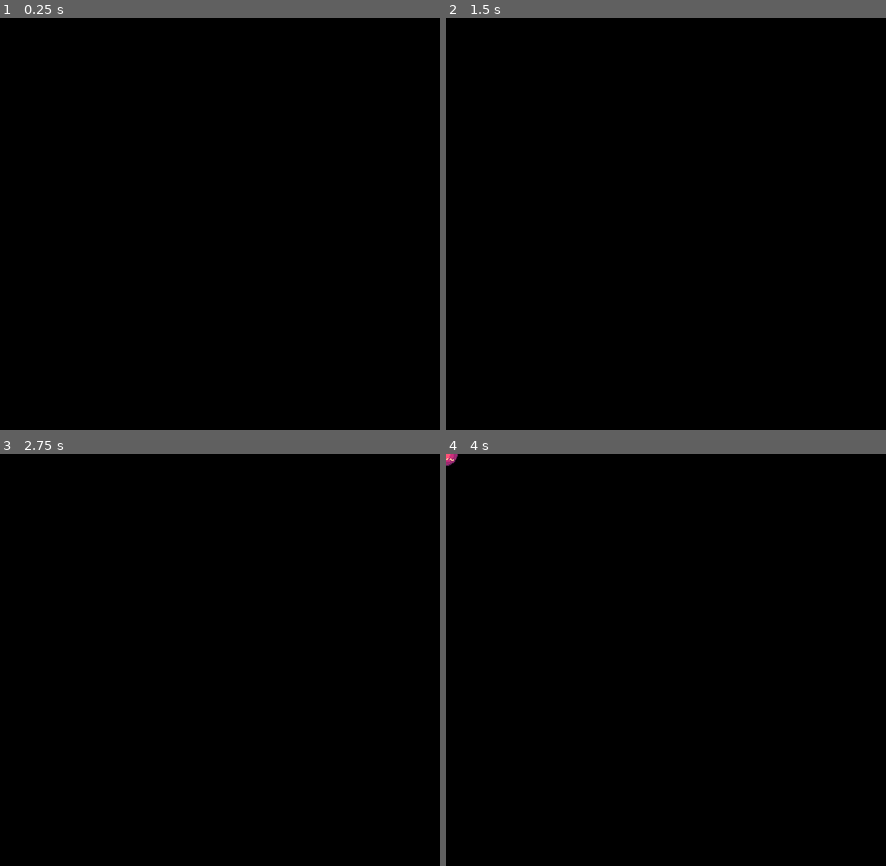
Above: before the commit, frames 1-4 (two rows, left to right).
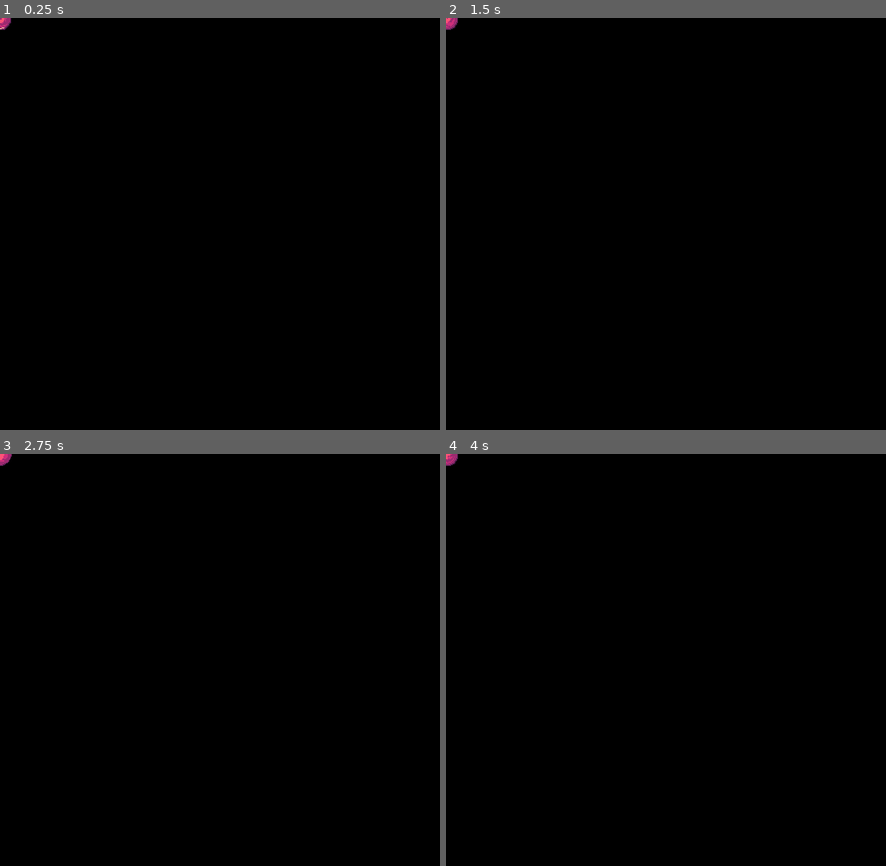
Above: after the commit, the same moments.

Repository: JCoMcL/pj10
Game: Godot game, scene res://portal/portal.tscn
The game is run twice, just before and just after one commit, with the same random seed, the same clock (stepped at 60 frames per second) and the same inputs. This scene is started directly instead of the project's main scene.
Inputs (mouse positions are in pixels of both pictures, inside the frame that each line leads up to):
- Up to frame 1 (0.25 s): no input
- Up to frame 2 (1.5 s): tap Enter (ui_accept) at 0.5, 0.77, 1.25 s; move the mouse to (762, 203) at 0.52 s; hold D (right) 0.53-1.25 s; hold Backspace (bomb) 0.53-1.25 s; click (762, 203) at 0.67 s; drag from (578, 244) to (644, 306) at 1.27 s
- Up to frame 3 (2.75 s): tap Enter (ui_accept) at 2 s; move the mouse to (264, 569) at 2.02 s; hold D (right) from 2.03 s (still down); hold Space (fire) from 2.03 s (still down)
- Up to frame 4 (4 s): release D (right) at 2.75 s; release Space (fire) at 2.75 s; tap Enter (ui_accept) at 2.75, 3.77 s; drag from (644, 742) to (534, 598) at 2.77 s; move the mouse to (798, 721) at 3.52 s; hold A (left) from 3.53 s (still down); hold Backspace (bomb) from 3.53 s (still down)

The runs differ from the first frame. In frame 1, less than 0.1% of the frame differs, in the area x 0-3%, y 0-3%; in frame 2, less than 0.1%; in frame 3, less than 0.1%; in frame 4, less than 0.1%.

Commit message:
make the portal look cooler, (it's still not actually in the game)

Diff:
--- a/portal/portal.gd
+++ b/portal/portal.gd
@@ -28,7 +28,4 @@
 
 func _ready():
 	visible=false
-	await Utils.delay(3)
 	opening_anim.call_deferred()
-	await Utils.delay(3)
-	closing_anim()
--- a/portal/portal.tscn
+++ b/portal/portal.tscn
@@ -228,17 +228,14 @@
 
 [node name="Body" type="AnimatedSprite2D"]
 sprite_frames = SubResource("SpriteFrames_21lw5")
-animation = &"closing"
 autoplay = "opening"
 script = ExtResource("2_grrij")
 
 [node name="Swirl" type="AnimatedSprite2D" parent="."]
 sprite_frames = SubResource("SpriteFrames_pbp66")
 autoplay = "default"
-frame_progress = 0.0152203
 
 [node name="Sheen" type="AnimatedSprite2D" parent="."]
 position = Vector2(-0.5, 0.5)
 sprite_frames = SubResource("SpriteFrames_rby5x")
 autoplay = "default"
-frame_progress = 0.11646
Binary file changed: portal/portal.aseprite
Binary file changed: portal/portal_layers.png
